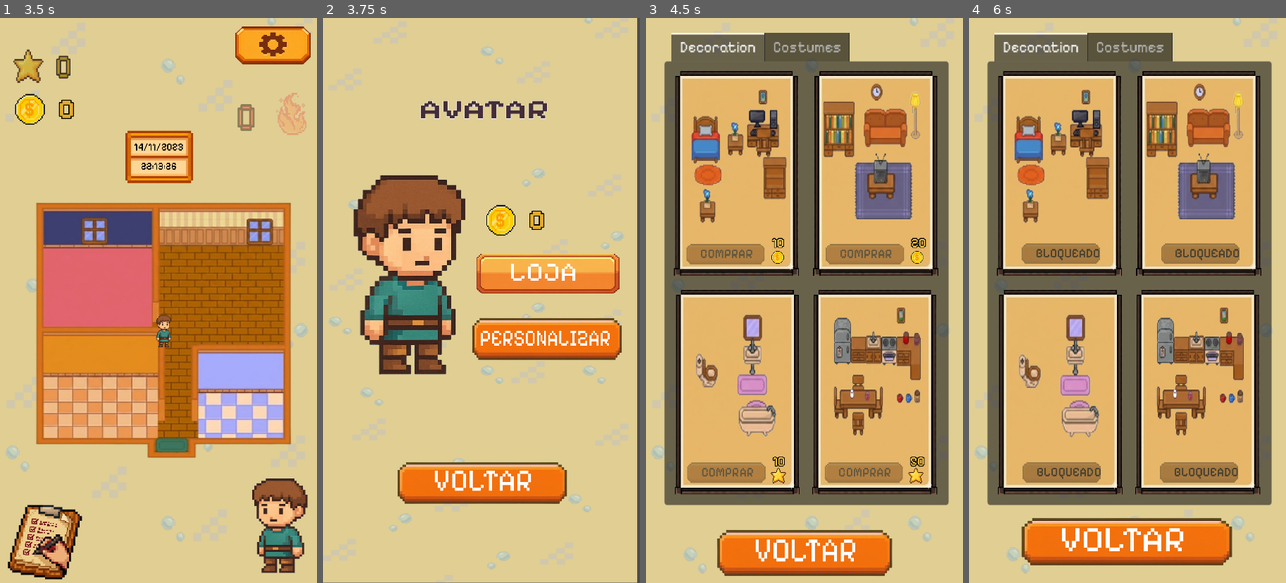
Above: before the commit, frames 1-4 (left to right).
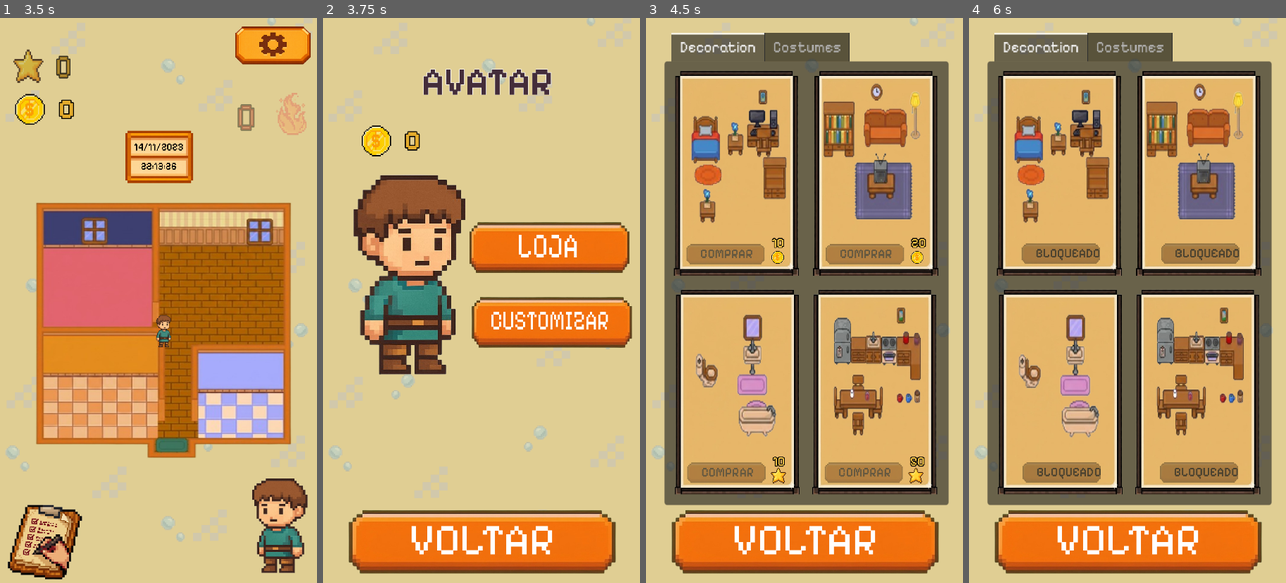
Above: after the commit, the same moments.

Repository: Guga-tab/a-lista-nao-acaba
Game: Godot game, scene res://scenes/screens/title.tscn
Two runs of this game, one before a commit and one after it. Both use one fixed random seed, a clock stepped at 60 frames per second and the inputs below. Sound files missing from this copy of the repository are replaced by a short silence.
Inputs (mouse positions are in pixels of both pictures, inside the frame that each line leads up to):
- Up to frame 1 (3.5 s): click "JOGAR" at 0.5 s; click (44, 537) at 1.25 s; click (161, 187) at 2.02 s; type "Alex" at 2.1 s; click "BACK" at 2.75 s
- Up to frame 2 (3.75 s): click (608, 526) at 3.5 s
- Up to frame 3 (4.5 s): click "LOJA" at 4.25 s
- Up to frame 4 (6 s): click "VOLTAR" at 5 s; click "PERSONALIZAR" (after the commit: "CUSTOMIZAR") at 5.75 s

Frame 1 is identical in both runs. In frame 2, 28% of the frame differs, in the area x 0-100%, y 0-100%; in frame 3, 7.8%; in frame 4, 6.7%.

Commit message:
fix: botoes alinhados

Diff:
--- a/project.godot
+++ b/project.godot
@@ -32,6 +32,7 @@
 
 window/size/viewport_width=1080
 window/size/viewport_height=1920
+window/size/mode=3
 window/stretch/mode="viewport"
 window/handheld/orientation=1
 
--- a/scenes/screens/inventory.tscn
+++ b/scenes/screens/inventory.tscn
@@ -20,7 +20,7 @@
 font_color = Color(1, 0.87058824, 0.62352943, 1)
 
 [sub_resource type="LabelSettings" id="LabelSettings_ty45s"]
-font_size = 162
+font_size = 148
 
 [node name="Inventory" type="Control" unique_id=1273420522]
 layout_mode = 3
@@ -349,20 +349,19 @@
 
 [node name="BackButton" type="Button" parent="TextureRect" unique_id=1001858606]
 layout_mode = 0
-offset_left = 127.99999
-offset_top = 1682.0
-offset_right = 1129.0
-offset_bottom = 1941.0
-scale = Vector2(0.7891842, 0.7494367)
+offset_left = 23.0
+offset_top = 1650.0
+offset_right = 1024.0
+offset_bottom = 1909.0
 icon = ExtResource("3_lb3qo")
 flat = true
 
 [node name="Label" type="Label" parent="TextureRect/BackButton" unique_id=1854049831]
 layout_mode = 0
-offset_left = 229.0
-offset_top = 21.0
-offset_right = 800.0
-offset_bottom = 226.0
+offset_left = 270.0
+offset_top = 34.0
+offset_right = 841.0
+offset_bottom = 239.0
 text = "VOLTAR"
 label_settings = SubResource("LabelSettings_ty45s")
 
--- a/scenes/screens/store.tscn
+++ b/scenes/screens/store.tscn
@@ -30,7 +30,7 @@
 outline_color = Color(0, 0, 0, 1)
 
 [sub_resource type="LabelSettings" id="LabelSettings_jfqsk"]
-font_size = 160
+font_size = 148
 
 [node name="Store" type="Control" unique_id=250576756]
 layout_mode = 3
@@ -510,20 +510,19 @@
 
 [node name="BackButton" type="Button" parent="TextureRect" unique_id=837219144]
 layout_mode = 0
-offset_left = 200.00002
-offset_top = 1723.0
-offset_right = 1201.0
-offset_bottom = 1982.0
-scale = Vector2(0.6556309, 0.72827035)
+offset_left = 23.0
+offset_top = 1650.0
+offset_right = 1024.0
+offset_bottom = 1909.0
 icon = ExtResource("5_evk6i")
 flat = true
 
 [node name="Label2" type="Label" parent="TextureRect/BackButton" unique_id=1648656607]
 layout_mode = 0
-offset_left = 255.42432
-offset_top = 19.807781
-offset_right = 832.4243
-offset_bottom = 227.80779
+offset_left = 270.0
+offset_top = 34.0
+offset_right = 847.0
+offset_bottom = 242.0
 text = "VOLTAR"
 label_settings = SubResource("LabelSettings_jfqsk")
 
--- a/scenes/screens/user.tscn
+++ b/scenes/screens/user.tscn
@@ -2,7 +2,6 @@
 
 [ext_resource type="Script" uid="uid://b6mx2eysepopw" path="res://scripts/user/user_screen.gd" id="1_lyf6b"]
 [ext_resource type="Texture2D" uid="uid://c1ilp1ixxljhr" path="res://assets/backgrounds/bg_default.png" id="2_tmhrx"]
-[ext_resource type="Texture2D" uid="uid://sgangyh26dly" path="res://assets/buttons/default_button.png" id="3_jfsgg"]
 [ext_resource type="FontFile" uid="uid://dne46rqwdef4b" path="res://fonts/Pixelify_Sans/static/PixelifySans-SemiBold.ttf" id="3_tmhrx"]
 [ext_resource type="Texture2D" uid="uid://ddooiwajscneg" path="res://assets/buttons/play_mission_button.png" id="4_4ds55"]
 [ext_resource type="Texture2D" uid="uid://c3q5i7f76onr7" path="res://assets/characters/skins/default.png" id="5_6ht2r"]
@@ -17,14 +16,14 @@
 stacked_outline_0/size = 6
 stacked_outline_0/color = Color(1, 1, 1, 1)
 
-[sub_resource type="LabelSettings" id="LabelSettings_wwv4j"]
-font_size = 216
+[sub_resource type="LabelSettings" id="LabelSettings_lyf6b"]
+font_size = 148
 
 [sub_resource type="LabelSettings" id="LabelSettings_vflsi"]
 font_size = 116
 
 [sub_resource type="LabelSettings" id="LabelSettings_dekx4"]
-font_size = 160
+font_size = 148
 
 [node name="User" type="Control" unique_id=753229718]
 layout_mode = 3
@@ -35,7 +34,6 @@
 layout_mode = 0
 offset_right = 1080.0
 offset_bottom = 2747.0
-scale = Vector2(0.990794, 0.6984585)
 texture = ExtResource("2_tmhrx")
 
 [node name="Title" type="Label" parent="TextureRect" unique_id=164975365]
@@ -43,68 +41,69 @@
 anchors_preset = 5
 anchor_left = 0.5
 anchor_right = 0.5
-offset_left = -210.97095
-offset_top = 366.52142
-offset_right = 239.02905
-offset_bottom = 528.3063
+offset_left = -205.0
+offset_top = 138.0
+offset_right = 245.0
+offset_bottom = 299.78485
 grow_horizontal = 2
 text = "AVATAR"
 label_settings = SubResource("LabelSettings_s8n3g")
 
 [node name="Shop" type="Button" parent="TextureRect" unique_id=1134973158]
 layout_mode = 0
-offset_left = 524.8316
-offset_top = 1145.3794
-offset_right = 1600.8315
-offset_bottom = 1480.3794
-scale = Vector2(0.461469, 0.5925119)
-icon = ExtResource("3_jfsgg")
+offset_left = 460.0
+offset_top = 660.0
+offset_right = 1660.0
+offset_bottom = 960.0
+scale = Vector2(0.6, 0.8)
+icon = ExtResource("4_4ds55")
 flat = true
 
-[node name="Label" type="Label" parent="TextureRect/Shop" unique_id=2006956623]
-layout_mode = 0
-offset_left = 249.33255
-offset_top = 24.16349
-offset_right = 755.3325
-offset_bottom = 284.16348
+[node name="Label" type="Label" parent="TextureRect/Shop" unique_id=1604368185]
+layout_mode = 1
+anchors_preset = -1
+anchor_right = 0.113000005
+offset_left = 336.43045
+offset_top = 54.405605
+offset_right = 547.83044
+offset_bottom = 233.40561
 text = "LOJA"
-label_settings = SubResource("LabelSettings_wwv4j")
+label_settings = SubResource("LabelSettings_lyf6b")
 
 [node name="Custom" type="Button" parent="TextureRect" unique_id=1776131656]
 layout_mode = 0
-offset_left = 476.3856
-offset_top = 1437.4512
-offset_right = 1477.3856
-offset_bottom = 1696.4512
-scale = Vector2(0.566314, 0.9573106)
+offset_left = 468.00003
+offset_top = 914.0
+offset_right = 1668.0
+offset_bottom = 1214.0
+scale = Vector2(0.6, 0.8)
 icon = ExtResource("4_4ds55")
 flat = true
 
 [node name="Label" type="Label" parent="TextureRect/Custom" unique_id=397411228]
 layout_mode = 0
-offset_left = 112.27932
-offset_top = 55.33606
-offset_right = 907.2793
-offset_bottom = 209.33606
-text = "PERSONALIZAR"
+offset_left = 169.8974
+offset_top = 73.01816
+offset_right = 843.8974
+offset_bottom = 213.01816
+text = "CUSTOMIZAR"
 label_settings = SubResource("LabelSettings_vflsi")
 
 [node name="Back" type="Button" parent="TextureRect" unique_id=231322588]
 layout_mode = 0
-offset_left = 214.9791
-offset_top = 2140.428
-offset_right = 1215.9791
-offset_bottom = 2399.428
-scale = Vector2(0.6401319, 0.93965167)
+offset_left = 23.0
+offset_top = 1650.0
+offset_right = 1024.0001
+offset_bottom = 1909.0
 icon = ExtResource("4_4ds55")
 flat = true
 
 [node name="Label" type="Label" parent="TextureRect/Back" unique_id=515251149]
 layout_mode = 0
-offset_left = 255.42432
-offset_top = 19.807781
-offset_right = 832.4243
-offset_bottom = 227.80779
+offset_left = 270.0
+offset_top = 34.0
+offset_right = 847.0
+offset_bottom = 242.00002
 text = "VOLTAR"
 label_settings = SubResource("LabelSettings_dekx4")
 
@@ -119,10 +118,10 @@
 
 [node name="Coin" parent="." unique_id=671021650 instance=ExtResource("6_obrlw")]
 layout_mode = 0
-offset_left = 535.00006
-offset_top = 613.0
-offset_right = 878.37976
-offset_bottom = 984.5952
+offset_left = 111.00003
+offset_top = 343.0
+offset_right = 454.37973
+offset_bottom = 714.5952
 
 [connection signal="pressed" from="TextureRect/Shop" to="." method="_on_shop_pressed"]
 [connection signal="pressed" from="TextureRect/Custom" to="." method="_on_skin_pressed"]
